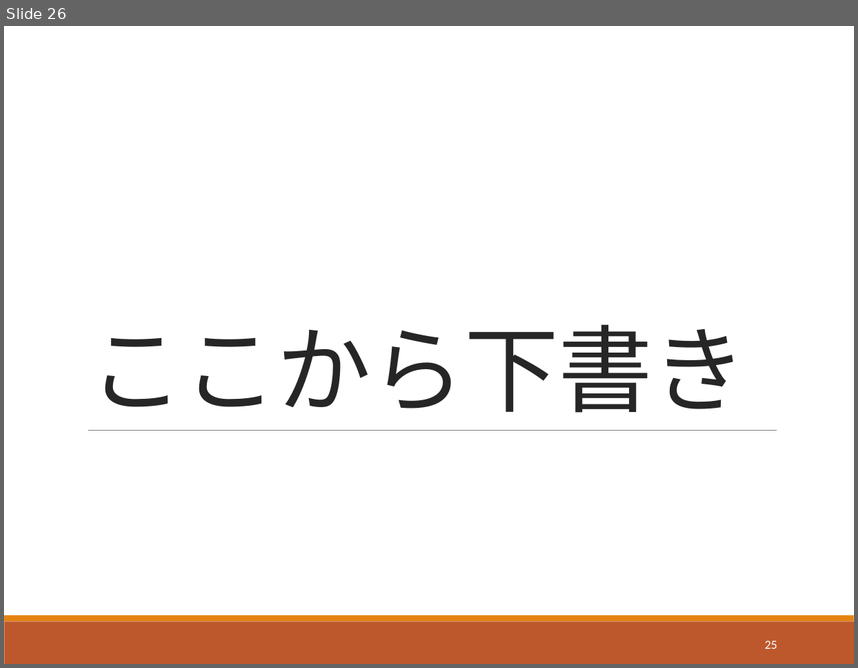
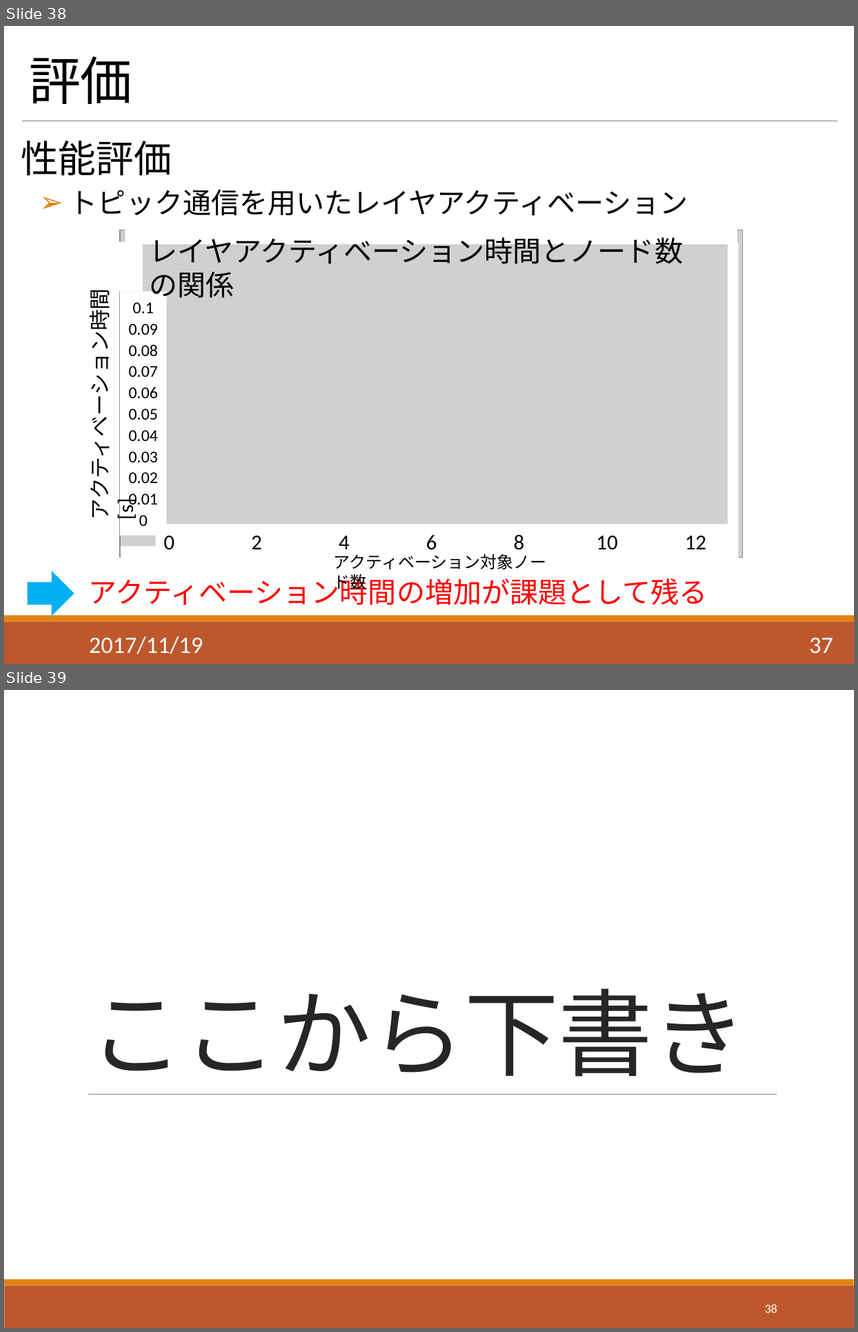
Before and after one commit to Saeki1120/Document, a slide deck: FLS/1120/ContextROS.pptx. Shown one above the other, each under a label of ours: slide 26 before the commit, slides 38 and 39 after it. The pictures are 858x668 and 858x1332 pixels, drawn with LibreOffice and Linux fonts; fonts in the diff are those of the drawing; grey boxes stand for pictures. Boxes give left, top, right and bottom in pixels: in the first picture for what was removed or moved away, otherwise in the second. Text is boxed around its words. In the diff, an @@ line names an element or a change of style, - is before the commit and + after.

```diff
--- a/FLS/1120/ContextROS.pptx
+++ b/FLS/1120/ContextROS.pptx
@@ slide 38 added at box(4, 26, 854, 664), background #FFFFFF; not listed: 2 template elements that a slide beside it also shows @@
@@ title added at box(30, 56, 133, 104), 44 pt, text #000000 @@
+評価
@@ line added from (23, 121) to (837, 121), #808080 0.5 pt @@
@@ text added at box(21, 141, 688, 216), 24 pt, text #000000 @@
+性能評価
+  ➢ トピック通信を用いたレイヤアクティベーション
@@ picture added at box(120, 230, 742, 557) @@
@@ rectangle added at box(125, 229, 737, 245), fill #FFFFFF @@
@@ text added at box(149, 232, 683, 303), 24 pt, text #000000 @@
+レイヤアクティベーション時間とノード数の関係
@@ rectangle added at box(118, 242, 143, 291), fill #FFFFFF @@
@@ rectangle added at box(728, 243, 740, 564), fill #FFFFFF @@
@@ rectangle added at box(120, 291, 166, 535), fill #FFFFFF, 14 pt, text #000000 @@
+0.1
+0.09
+0.08
+0.07
+0.06
+0.05
+0.04
+0.03
+0.02
+0.01
+0
@@ text added at box(83, 311, 114, 512), 18 pt, text #000000 @@
+アクティベーション時間 [s]
@@ rectangle added at box(155, 523, 727, 557), fill #FFFFFF, 18 pt, text #000000 @@
+0 2 4 6 8 10 12
@@ rectangle added at box(121, 546, 733, 561), fill #FFFFFF @@
@@ text added at box(334, 554, 547, 592), 14 pt, text #000000 @@
+アクティベーション対象ノード数
@@ right arrow added at box(27, 571, 74, 616), fill #00B0F0 @@
@@ text added at box(89, 574, 708, 605), 24 pt, text #FF0000 @@
+アクティベーション時間の増加が課題として残る
@@ text added at box(89, 636, 203, 654), 20 pt, text #FFFFFF @@
+2017/11/19
@@ page number added at box(809, 637, 833, 653), 20 pt, text #FFFFFF @@
+37
@@ what was slide 26 is now slide 39 @@
@@ page number at box(765, 1304, 777, 1312): text changed @@
-25
+38
```
Also in this commit, not shown: 3 slides changed, 16 other slides added.
